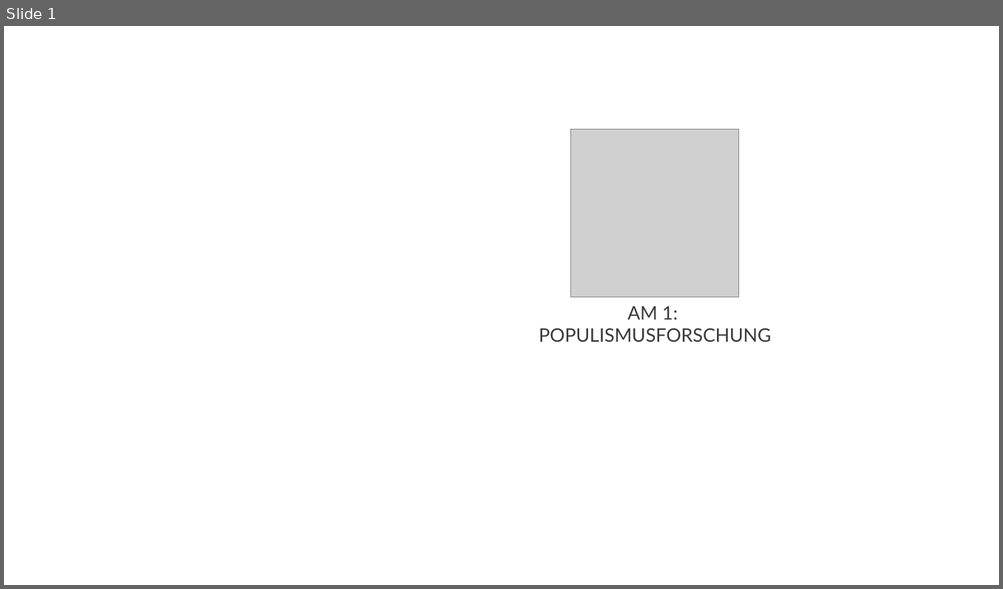
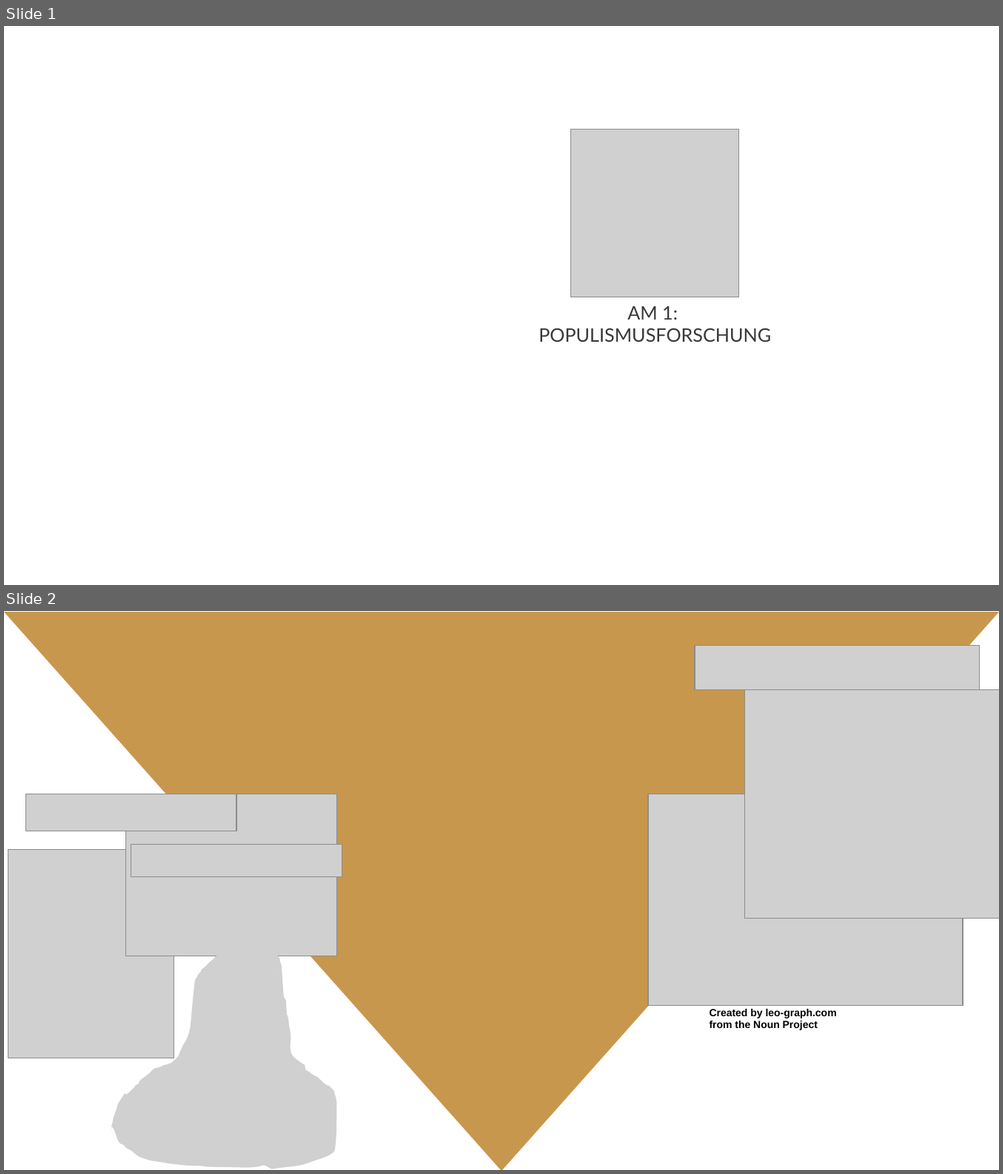
Before and after one commit to jasminskoenig/AM1, a slide deck: images/logo.pptx. Shown one above the other, each under a label of ours: slide 1 before the commit, slides 1 and 2 after it. The pictures are 1003x589 and 1003x1174 pixels, drawn with LibreOffice and Linux fonts; fonts in the diff are those of the drawing; grey boxes stand for pictures. Boxes give left, top, right and bottom in pixels: in the first picture for what was removed or moved away, otherwise in the second. Text is boxed around its words. In the diff, an @@ line names an element or a change of style, - is before the commit and + after.

```diff
--- a/images/logo.pptx
+++ b/images/logo.pptx
@@ slide 2 added at (x1=4, y1=611, x2=999, y2=1170), background #FFFFFF @@
@@ triangle added at (x1=4, y1=612, x2=999, y2=1170), fill #C7974D @@
@@ picture added at (x1=695, y1=645, x2=979, y2=689) @@
@@ picture added at (x1=744, y1=690, x2=999, y2=918) @@
@@ picture added at (x1=25, y1=794, x2=236, y2=831) @@
@@ picture added at (x1=126, y1=794, x2=337, y2=956) @@
@@ picture added at (x1=648, y1=794, x2=963, y2=1005) @@
@@ picture added at (x1=8, y1=850, x2=174, y2=1059) @@
@@ picture added at (x1=131, y1=844, x2=341, y2=877) @@
@@ picture added at (x1=109, y1=942, x2=337, y2=1170) @@
@@ text added at (x1=709, y1=1009, x2=836, y2=1031), 10 pt, text #000000, bold @@
+Created by leo-graph.com
+from the Noun Project
```
Also in this commit, not shown: 46 other files.
